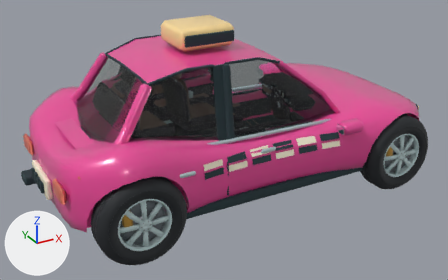
Before and after pictures for a commit that changed the glTF model public/models/taxi.glb.
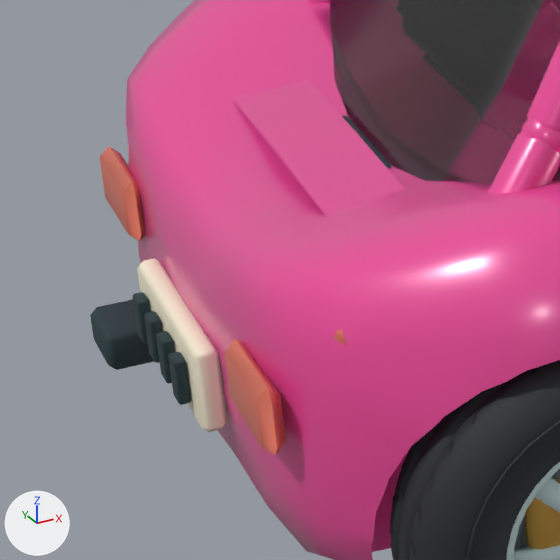
The first picture shows the older version from a 50 mm camera at (-1.408, -2.464, 1.468) aimed at (-0.079, -0.047, 0.259). The close-ups show the older and then the newer version on the part from 0% to 29% of the width and 36% to 82% of the height of that picture. Only the edits that show in the close-ups are written down. Arrows for +X, +Y and +Z are at lower left; the lights stay in place. Vertices at exactly the same position are counted once.

The scene before the commit, as lines of its bpy script (objects in view):
```python
me_cube_1021 = bpy.data.meshes.new('Cube.1021')
me_cube_1021.from_pydata(...)  # 1880 vertices, 3392 faces; spans x -0.99..0.95, y -0.45..0.45, z 0.12..0.81
me_cube_1021.materials.append(mat_tyre_rubber)  # dark cyan #273b40
me_cube_1070 = bpy.data.meshes.new('Cube.1070')
me_cube_1070.from_pydata(...)  # 128 vertices, 232 faces; spans x -0.946..-0.216, y -0.373..0.373, z 0.265..0.449
me_cube_1070.materials.append(mat_tail_lamp)  # red #df7460
me_rounded_hatchback_shell_001 = bpy.data.meshes.new('Rounded hatchback shell.001')
me_rounded_hatchback_shell_001.from_pydata(...)  # 1329 vertices, 2555 faces; spans x -0.94..0.93, y -0.5..0.5, z 0.12..0.73
me_rounded_hatchback_shell_001.materials.append(mat_paint_taxi)  # pink #ec4899
ob_paint_taxi = bpy.data.objects.new('Paint taxi', me_rounded_hatchback_shell_001)
ob_paint_taxi.location = (0.0, 0.0, 0.0)
ob_tail_lamp_004 = bpy.data.objects.new('Tail lamp.004', me_cube_1070)
ob_tail_lamp_004.location = (0.0, 0.0, 0.0)
ob_tyre_rubber_004 = bpy.data.objects.new('Tyre rubber.004', me_cube_1021)
ob_tyre_rubber_004.location = (0.0, 0.0, 0.0)
# also in view: 'Warm white trim.004' at (-0.326, 0.0, 0.351); 'Automotive glass.004' at (-0.17, 0.0, 0.554); 'Rolling wheels.004' at (-0.005, 0.0, 0.19); 'Wheel brake calipers.004' at (-0.07, 0.0, 0.225)
```
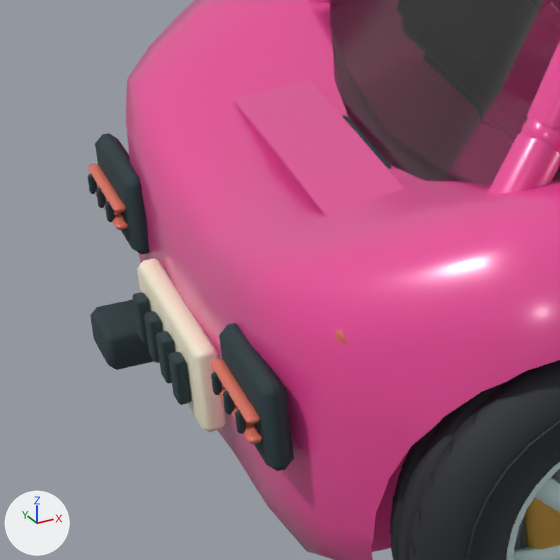
Diff of the bpy script that builds the scene:
```diff
--- a/public/models/taxi.glb.py
+++ b/public/models/taxi.glb.py
@@ me_cube_1021 @@
-me_cube_1021.from_pydata(...)  # 1880 vertices, 3392 faces; spans x -0.99..0.95, y -0.45..0.45, z 0.12..0.81
+me_cube_1021.from_pydata(...)  # 2072 vertices, 3744 faces; spans x -0.99..0.95, y -0.45..0.45, z 0.12..0.81
+# me_cube_1021 part 1: the loose piece of 24 vertices spanning x -0.97..-0.96, y -0.09..-0.06, z 0.22..0.26 is copied, and the copy is scaled about its middle by (1.51, 6.3, 1.72), then moved by (0.03, -0.18, 0.06); it spans x -0.95..-0.92, y -0.34..-0.18, z 0.26..0.34
+# me_cube_1021 part 2: the loose piece of 24 vertices spanning x -0.97..-0.96, y -0.09..-0.06, z 0.22..0.26 is copied, and the copy is scaled about its middle by (0.588, 0.244, 0.437), then moved by (0.01, -0.23, 0.06); it spans x -0.96..-0.95, y -0.31..-0.3, z 0.29..0.31
+# me_cube_1021 part 3: the loose piece of 24 vertices spanning x -0.97..-0.96, y -0.09..-0.06, z 0.22..0.26 is copied, and the copy is scaled about its middle by (0.588, 0.244, 0.437), then moved by (0.01, -0.18, 0.06); it spans x -0.96..-0.95, y -0.26, z 0.29..0.31
+# me_cube_1021 part 4: the loose piece of 24 vertices spanning x -0.97..-0.96, y -0.09..-0.06, z 0.22..0.26 is copied, and the copy is scaled about its middle by (0.588, 0.244, 0.437), then moved by (0.01, -0.14, 0.06); it spans x -0.96..-0.95, y -0.22..-0.21, z 0.29..0.31
+# me_cube_1021 part 5: the loose piece of 24 vertices spanning x -0.99..-0.93, y 0.19..0.27, z 0.13..0.17 is copied, and the copy is scaled about its middle by (0.283, 1.89, 2.16), then moved by (0.02, 0.03, 0.15); it spans x -0.95..-0.92, y 0.18..0.34, z 0.26..0.34
+# me_cube_1021 part 6: the loose piece of 24 vertices spanning x -0.99..-0.93, y 0.19..0.27, z 0.13..0.17 is copied, and the copy is scaled about its middle by (0.111, 0.0736, 0.549), then moved by (0.0, -0.01, 0.15); it spans x -0.96..-0.95, y 0.21..0.22, z 0.29..0.31
+# me_cube_1021 part 7: the loose piece of 24 vertices spanning x -0.99..-0.93, y 0.19..0.27, z 0.13..0.17 is copied, and the copy is scaled about its middle by (0.111, 0.0736, 0.549), then moved by (0.0, 0.03, 0.15); it spans x -0.96..-0.95, y 0.26, z 0.29..0.31
+# me_cube_1021 part 8: the loose piece of 24 vertices spanning x -0.99..-0.93, y 0.19..0.27, z 0.13..0.17 is copied, and the copy is scaled about its middle by (0.111, 0.0736, 0.549), then moved by (0.0, 0.07, 0.15); it spans x -0.96..-0.95, y 0.3..0.31, z 0.29..0.31
 me_cube_1021.materials.append(mat_tyre_rubber)
@@ me_cube_1070 @@
-me_cube_1070.from_pydata(...)  # 128 vertices, 232 faces; spans x -0.946..-0.216, y -0.373..0.373, z 0.265..0.449
+me_cube_1070.from_pydata(...)  # 192 vertices, 352 faces; spans x -0.959..-0.216, y -0.373..0.373, z 0.286..0.449
+# me_cube_1070 part 9: a new loose piece of 24 vertices spanning x -0.959..-0.946, y -0.325..-0.195, z 0.306..0.314, in mat_tail_lamp (red #df7460)
+# me_cube_1070 part 10: a new loose piece of 24 vertices spanning x -0.959..-0.946, y 0.195..0.325, z 0.286..0.294, in mat_tail_lamp (red #df7460)
+# me_cube_1070 part 11: a new loose piece of 24 vertices spanning x -0.959..-0.946, y 0.195..0.325, z 0.306..0.314, in mat_tail_lamp (red #df7460)
+# me_cube_1070 part 12: 12 vertices moved from x -0.946..-0.924, y -0.325..-0.195, z 0.265..0.335 to x -0.959..-0.949, y -0.325..-0.195, z 0.286..0.294; 4 vertices removed from x -0.935..-0.924, y -0.325..-0.195, z 0.276..0.324; 12 vertices added at x -0.956..-0.946, y -0.325..-0.195, z 0.286..0.294
+# me_cube_1070 part 13: 16 vertices removed from x -0.946..-0.924, y 0.195..0.325, z 0.265..0.335
 me_cube_1070.materials.append(mat_tail_lamp)
```

Changed parts and their boxes [x1, y1, x2, y2] in the close-ups (560 x 560 px; the box of a moved part takes in the faces that stretch with it):
'Tyre rubber.004', reshaped
    before: [90, 116, 392, 405]
    after: [87, 116, 392, 471]
'Tail lamp.004', reshaped (9% shorter)
    before: [100, 146, 347, 455]
    after: [88, 164, 347, 444]
part 1 of me_cube_1021, added
    after: [219, 323, 294, 471]
part 2 of me_cube_1021, added
    after: [235, 410, 247, 434]
part 3 of me_cube_1021, added
    after: [223, 391, 234, 414]
part 4 of me_cube_1021, added
    after: [211, 372, 223, 395]
part 5 of me_cube_1021, added
    after: [95, 133, 149, 254]
part 6 of me_cube_1021, added
    after: [105, 202, 115, 222]
part 7 of me_cube_1021, added
    after: [96, 188, 106, 208]
part 8 of me_cube_1021, added
    after: [87, 174, 97, 194]
part 9 of me_cube_1070, added (red)
    after: [211, 358, 260, 424]
part 10 of me_cube_1070, added
    after: [95, 185, 128, 230]
part 11 of me_cube_1070, added (red)
    after: [88, 164, 126, 213]
part 12 of me_cube_1070, moved or reshaped
    before: [236, 339, 286, 455]
    after: [246, 422, 262, 444]
part 13 of me_cube_1070, deleted (red)
    before: [100, 146, 145, 241]
